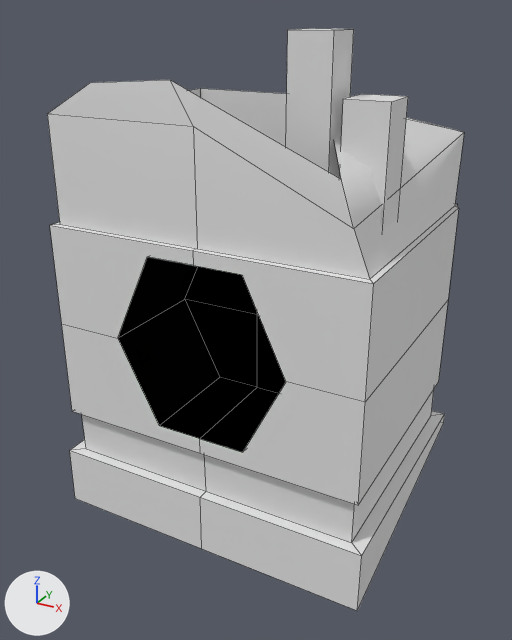
The Blender file Models/BumbboxBurnt.blend as it was, and as the next commit left it.
Camera for both pictures: a camera (50 mm lens) standing at (3.28, -1.25, 2.14) and looking at (-0.02, 4.75, -0.86). The axes (+X, +Y, +Z) are drawn at lower left. The lights are the same throughout. Mesh edges are drawn as thin lines.
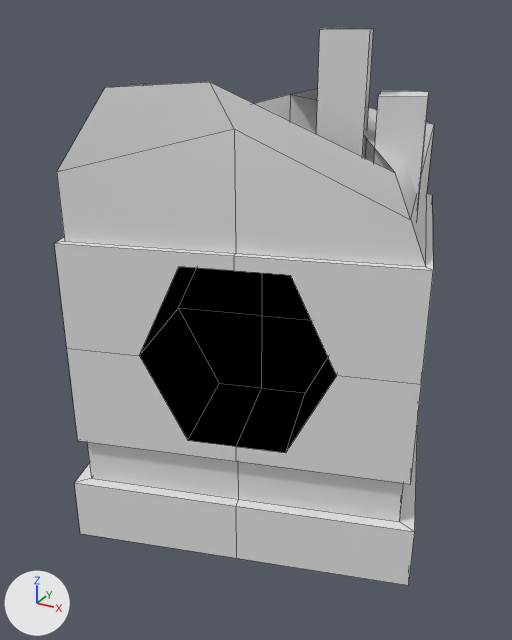
Location of each change, [x1, y1, x2, y2] in pixels of the pictures (512 x 640 px; the box of a moved part takes in the faces that stretch with it):
```json
{"object": "Cube", "change": "reshaped, turned", "before": [47, 28, 464, 611], "after": [55, 28, 434, 585]}
{"part": 1, "of": "me_cube_001", "change": "moved or reshaped", "before": [357, 415, 445, 611], "on screen": "not visible afterwards"}
{"part": 2, "of": "me_cube_001", "change": "built on", "before": [47, 80, 287, 248], "after": [57, 82, 290, 253]}
```

Edits to the scene script, one JSON object a line:
```json
{"block": "me_cube_001", "where": "me_cube_001.from_pydata(...)  # 100 vertices, 88 faces; spans x -1.0..1.0, y -1.0..1.0, z -1.0..81.4"}
{"block": "me_cube_001", "where": "# used by ob_cube; location = (0.0, 4.93, -2.92); scale = (1.71, 1.38, 0.0603)"}
{"block": "me_cube_001", "where": "# verts and faces of me_cube_001; kept vertices keep their numbers, new ones are numbered from 100"}
{"block": "me_cube_001", "where": "# before: 2 (-1.0, 1.0, 7.8), 8 (0.0, 1.0, 7.8), 55 (1.0, 1.0, 7.8) at pixel (443, 422)"}
{"block": "me_cube_001", "where": "# before: 6 (-0.9, -0.9, 69.5) at pixel (47, 113), 7 (-0.9, 0.9, 69.5) at pixel (200, 88), 16 (-0.6, -0.9, 74.2) at pixel (90, 82)"}
{"block": "me_cube_001", "change": "me_cube_001 part 1"}
{"op": "add", "block": "me_cube_001", "code": "for i in [2, 8, 55]: verts[i] += (0.0, 0.0, -9.0)"}
{"block": "me_cube_001", "change": "me_cube_001 part 2"}
{"op": "add", "block": "me_cube_001", "code": "verts[6] = (-0.9, -0.9, 62.6)  # moved, pixel (56, 171)"}
{"op": "add", "block": "me_cube_001", "code": "verts[7] = (-0.9, 0.9, 62.6)  # moved"}
{"op": "add", "block": "me_cube_001", "code": "verts[100] = (-0.9, -0.4, 62.0)"}
{"op": "add", "block": "me_cube_001", "code": "verts[101] = (-0.6, -0.3, 73.6)  # pixel (144, 83)"}
{"op": "add", "block": "me_cube_001", "code": "verts[102] = (-0.8, -0.1, 57.4)"}
{"op": "add", "block": "me_cube_001", "code": "verts[103] = (-0.5, -0.1, 69.0)"}
{"op": "add", "block": "me_cube_001", "code": "faces += [(6, 16, 101, 100), (100, 101, 103, 102)]  # mat_woodflooringmaplebrickbondnatural001_wm (its picture is missing)"}
{"op": "set", "path": "ob_cube.rotation_euler", "old": "(0.0, 0.0, 0.0)", "new": "(0.0, 0.0, 0.284)", "note": "degrees (0, 0, 0) -> degrees (0, 0, 16)"}
```
